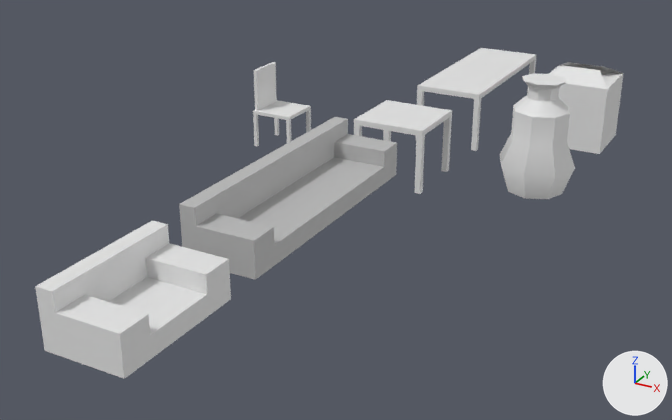
The Blender file items.blend: old version first, new version second.
The view is the same before and after, from a camera (50 mm lens) standing at (3.58, -12.58, 4.58) and looking at (-2.36, -1.79, -0.82). The axes (+X, +Y, +Z) are drawn at lower right. The lights are the same throughout.

The first picture shows 'Circle', 'Couch', 'Couch_chair', 'Cube', 'chair', 'table_end', 'table_logn'.
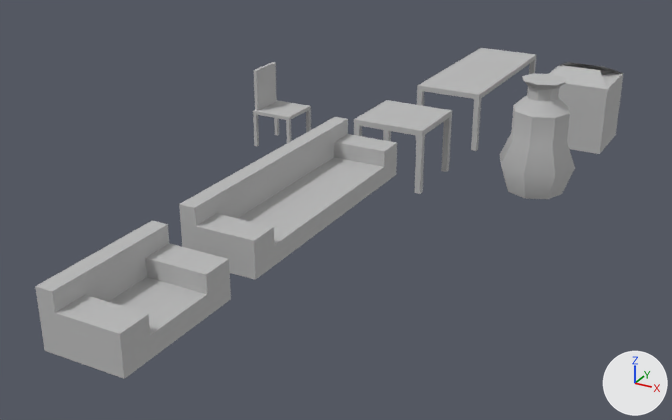
Pixel boxes [x1, y1, x2, y2] of what changed, in the pictures (672 x 420 px; the box of a moved part takes in the faces that stretch with it):
'Circle', recoloured: [500, 73, 575, 199] in both
'Cube', recoloured: [549, 62, 624, 154] in both
'table_logn', recoloured (white to grey): [415, 48, 536, 151] in both
'table_end', recoloured (white to grey): [354, 100, 452, 194] in both
'chair', recoloured: [253, 62, 311, 146] in both
part 1 of me_cube_003, moved or reshaped: [67, 234, 209, 357] in both

The change in detail:
Material 'Material.006' (mat_material_006) is new.
Its base color is (0.5, 0.5, 0.5) (grey #bcbcbc).
Material 'Material.004' (mat_material_004) is new.
Its base color is (0.5, 0.5, 0.5) (grey #bcbcbc).
Material 'Material.009' (mat_material_009) is new.
Its base color is (0.5, 0.5, 0.5) (grey #bcbcbc).
Material 'Material.008' (mat_material_008) is new.
Its base color is (0.5, 0.5, 0.5) (grey #bcbcbc).
Material 'Material.011' (mat_material_011) is new.
Its base color is (0.5, 0.5, 0.5) (grey #bcbcbc).
Material 'Material.010' (mat_material_010) is new.
Its base color is (0.5, 0.5, 0.5) (grey #bcbcbc).
me_cube_006 has 16 vertices, 9 faces and spans x -0.533..0.533, y -0.552..0.514, z -0.558..0.68.
me_cube_006 now uses material mat_material_010 (grey #bcbcbc).
me_circle_001 has 56 vertices, 50 faces and spans x -0.57..0.57, y -0.57..0.57, z -0.66..1.0.
me_circle_001 now uses material mat_material_011 (grey #bcbcbc).
me_cube_005 has 53 vertices, 50 faces and spans x -0.218..0.475, y -0.347..0.347, z -0.689..0.593.
me_cube_005 now uses material mat_material_008 (grey #bcbcbc).
me_cube_004 has 58 vertices, 54 faces and spans x -0.57..0.57, y -1.53..1.53, z -0.91..0.09.
me_cube_004 now uses material mat_material_009 (grey #bcbcbc).
me_cube_003 has 66 vertices, 62 faces and spans x -0.43..0.56, y -0.85..0.85, z -0.25..0.45.
me_cube_003 is used by ob_couch_chair; location (-2.13, -6.37, 0.0).
me_cube_003 part 1: all 20 vertices in x -0.43..0.56, y -0.05..0.05, z -0.25..0.45 are scaled about their middle by (1, 4.4, 1).
me_cube_003 now uses material mat_material_004 (grey #bcbcbc).
me_cube_002 has 49 vertices, 46 faces and spans x -0.568..0.568, y -0.568..0.568, z -0.845..0.154.
me_cube_002 now uses material mat_material_006 (grey #bcbcbc).
